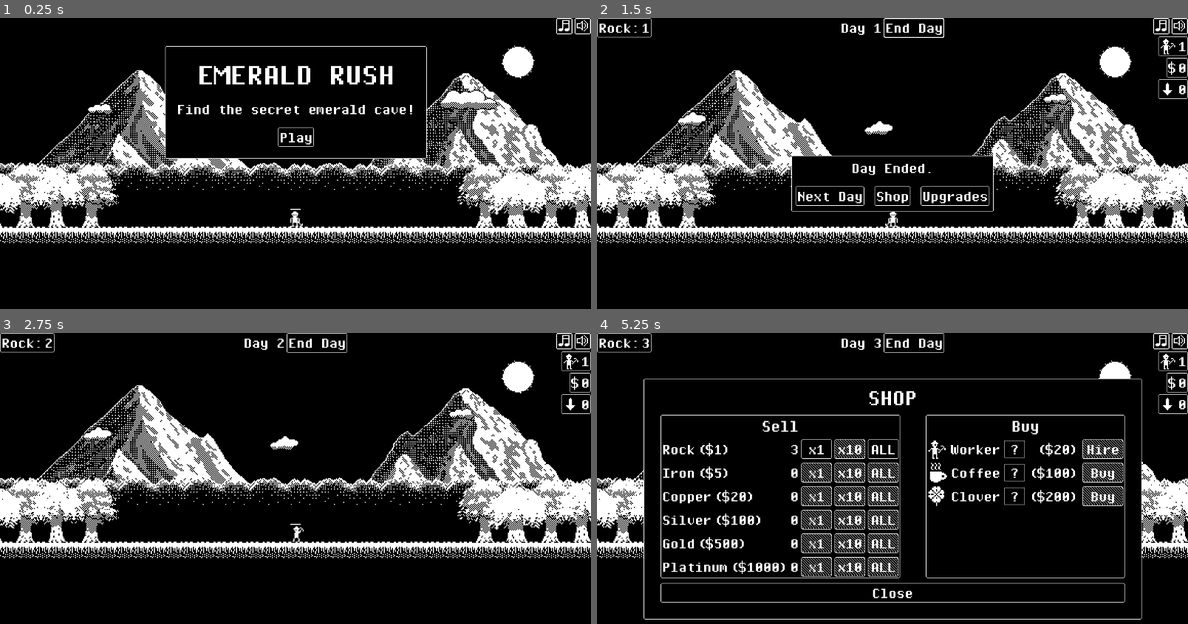
Above: before the commit, frames 1-4 (two rows, left to right).
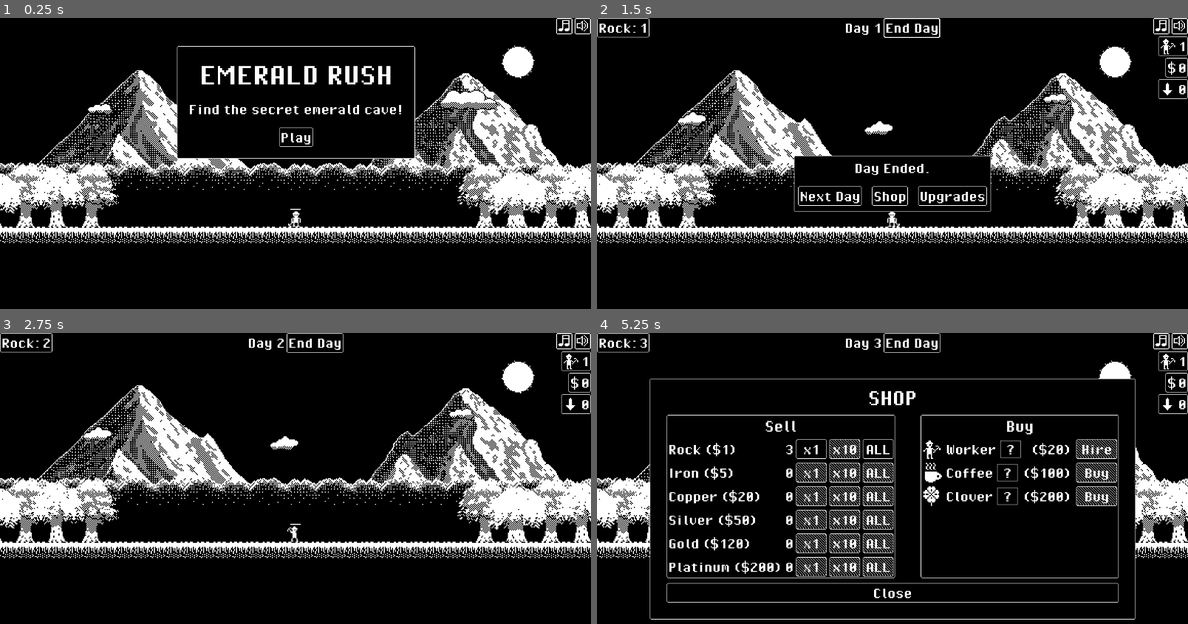
Above: after the commit, the same moments.

Repository: jromero8/emerald-rush
Game: Godot game, scene res://World/world.tscn
The game is run twice, just before and just after one commit, with the same random seed, the same clock (stepped at 60 frames per second) and the same inputs.
Inputs:
- Up to frame 1 (0.25 s): no input
- Up to frame 2 (1.5 s): click "Play" at 0.5 s; click "End Day" at 1.25 s
- Up to frame 3 (2.75 s): click "Next Day" at 2 s
- Up to frame 4 (5.25 s): click "End Day" at 2.75 s; click "Next Day" at 3.5 s; click "End Day" at 4.25 s; click "Shop" at 5 s

The runs differ from the first frame. In frame 1, 2.6% of the frame differs, in the area x 27-73%, y 9-72%; in frame 2, 1.5%; in frame 3, 0.3%; in frame 4, 9.9%, in the area x 6-100%, y 0-99%.

Commit message:
Refactor de Miner a Worker
Refactor de Miner a Worker

Diff:
--- a/Globals/game.gd
+++ b/Globals/game.gd
@@ -13,7 +13,8 @@
 	COPPER,
 	SILVER,
 	GOLD,
-	CRYSTAL,
+	PLATINUM,
+	EMERALD,
 }
 
 enum UpgradeType {
@@ -40,6 +41,7 @@
 	8,
 	12,
 	15,
+	20,
 	20
 ]
 
@@ -47,9 +49,10 @@
 	1,
 	5,
 	20,
-	100,
-	500,
-	1000
+	50,
+	120,
+	200,
+	0
 ]
 
 const item_base_cost = [
@@ -94,11 +97,8 @@
 	return money_per_resource[res]
 
 func get_resource_title(rs : ResourceType) -> String:
-	if rs == ResourceType.CRYSTAL:
-		return "Platinum"
-	else:
-		var res_name : String = ResourceType.keys()[rs]
-		return res_name.capitalize()
+	var res_name : String = ResourceType.keys()[rs]
+	return res_name.capitalize()
 
 func get_upgrade_title(up : UpgradeType) -> String:
 	match up:
--- a/Miner/miner.gd
+++ b/Miner/worker.gd
@@ -1,7 +1,7 @@
 extends Node2D
-class_name Miner
+class_name Worker
 
-enum MinerState {
+enum WorkerState {
 	IDLE,
 	WALKING,
 	MINING,
@@ -12,7 +12,7 @@
 
 var ground : TileMapLayer
 var target : Vector2i = Vector2i.DOWN
-var state : MinerState  = MinerState.IDLE
+var state : WorkerState  = WorkerState.IDLE
 var fall_speed : float = 60
 var walk_speed : float = 20
 var walking_direction : Vector2i = Vector2i.ZERO
@@ -39,31 +39,31 @@
 
 func _physics_process(delta: float) -> void:
 	if energy <= 0 or Game.day_ended:
-		state = MinerState.TIRED
+		state = WorkerState.TIRED
 
-	if ground.get_cell_source_id(get_current_tile() + Vector2i.DOWN) < 0 and state != MinerState.WALKING:
-		state = MinerState.FALLING
+	if ground.get_cell_source_id(get_current_tile() + Vector2i.DOWN) < 0 and state != WorkerState.WALKING:
+		state = WorkerState.FALLING
 	else:
-		if (global_position - ground.map_to_local(get_current_tile())).length() > 0.1 and state != MinerState.WALKING:
-			state = MinerState.FALLING
+		if (global_position - ground.map_to_local(get_current_tile())).length() > 0.1 and state != WorkerState.WALKING:
+			state = WorkerState.FALLING
 
-	if (!Game.day_started or is_far_ahead()) and state != MinerState.FALLING:
-		state = MinerState.WAITING
+	if (!Game.day_started or is_far_ahead()) and state != WorkerState.FALLING:
+		state = WorkerState.WAITING
 
-	if Game.is_crystal_cave_floor(ground.get_cell_atlas_coords(get_current_tile() + Vector2i.DOWN)) and state != MinerState.FALLING:
-		state = MinerState.WAITING
+	if Game.is_crystal_cave_floor(ground.get_cell_atlas_coords(get_current_tile() + Vector2i.DOWN)) and state != WorkerState.FALLING:
+		state = WorkerState.WAITING
 		Game.start_game_over()
 
 	match state:
-		MinerState.TIRED:
+		WorkerState.TIRED:
 			play_animation("tired")
-		MinerState.IDLE:
+		WorkerState.IDLE:
 			if !walk_sideways():
 				search_next_target()
 			play_animation("idle")
-		MinerState.MINING:
+		WorkerState.MINING:
 			if ground.get_cell_source_id(get_current_tile() + target) < 0:
-				state = MinerState.IDLE
+				state = WorkerState.IDLE
 			else:
 				if Time.get_ticks_msec() > mine_cooldown + last_mine:
 					last_mine = Time.get_ticks_msec()
@@ -73,7 +73,7 @@
 						play_animation("mine_right")
 					else:
 						play_animation("mine")
-		MinerState.FALLING:
+		WorkerState.FALLING:
 			play_animation("fall")
 			if ground.get_cell_source_id(get_current_tile() + Vector2i.DOWN) < 0:
 				global_position = global_position.move_toward(ground.map_to_local(get_current_tile() + Vector2i.DOWN), fall_speed * delta)
@@ -81,8 +81,8 @@
 				global_position = global_position.move_toward(ground.map_to_local(get_current_tile()), fall_speed * delta)
 				if (global_position - ground.map_to_local(get_current_tile())).length() < 0.1:
 					global_position - ground.map_to_local(get_current_tile())
-					state = MinerState.IDLE
-		MinerState.WALKING:
+					state = WorkerState.IDLE
+		WorkerState.WALKING:
 			if target == Vector2i.LEFT:
 				play_animation("walk_left")
 			else:
@@ -93,11 +93,11 @@
 				global_position = global_position.move_toward(ground.map_to_local(get_current_tile()), walk_speed * delta)
 			if (global_position - ground.map_to_local(get_current_tile())).length() < 0.1:
 				global_position - ground.map_to_local(get_current_tile())
-				state = MinerState.IDLE
+				state = WorkerState.IDLE
 				target = Vector2i.ZERO
-		MinerState.WAITING:
+		WorkerState.WAITING:
 			play_animation("tired")
-			state = MinerState.IDLE
+			state = WorkerState.IDLE
 
 
 func mine() -> void:
@@ -129,7 +129,7 @@
 				target = Vector2i.RIGHT
 			if World.get_instance().is_resource(get_current_tile() + Vector2i.LEFT):
 				target = Vector2i.LEFT
-		state = MinerState.MINING
+		state = WorkerState.MINING
 
 func first_check_left() -> bool:
 	return rng.randi_range(0, 1) == 0
@@ -141,25 +141,25 @@
 		return false
 	if get_current_tile().y > 2:
 		if ground.get_cell_source_id(get_current_tile() + Vector2i.DOWN) >= 0:
-			if state == MinerState.IDLE:
+			if state == WorkerState.IDLE:
 				if target != Vector2i.ZERO:
 					if first_check_left():
 						if ground.get_cell_source_id(get_current_tile() + Vector2i.LEFT) < 0:
 							target = Vector2i.LEFT
-							state = MinerState.WALKING
+							state = WorkerState.WALKING
 							return true
 						elif ground.get_cell_source_id(get_current_tile() + Vector2i.RIGHT) < 0:
 							target = Vector2i.RIGHT
-							state = MinerState.WALKING
+							state = WorkerState.WALKING
 							return true
 					else:
 						if ground.get_cell_source_id(get_current_tile() + Vector2i.RIGHT) < 0:
 							target = Vector2i.RIGHT
-							state = MinerState.WALKING
+							state = WorkerState.WALKING
 							return true
 						elif ground.get_cell_source_id(get_current_tile() + Vector2i.LEFT) < 0:
 							target = Vector2i.LEFT
-							state = MinerState.WALKING
+							state = WorkerState.WALKING
 							return true
 	return false
 
@@ -175,14 +175,14 @@
 
 func is_tired() -> bool:
 	return energy <= 0
-	#return state == MinerState.TIRED
+	#return state == WorkerState.TIRED
 
 func refill_energy() -> void:
 	energy = initial_energy
-	state = MinerState.IDLE
+	state = WorkerState.IDLE
 
 func is_far_ahead() -> bool:
-	for w : Miner in get_tree().get_nodes_in_group("worker"):
+	for w : Worker in get_tree().get_nodes_in_group("worker"):
 		if !w.is_tired():
 			if global_position.y > w.global_position.y and global_position.y - w.global_position.y > 200:
 				return true
--- a/Miner/miner.tscn
+++ b/Miner/worker.tscn
@@ -1,9 +1,9 @@
 [gd_scene load_steps=18 format=3 uid="uid://dfyu6vjpychsf"]
 
-[ext_resource type="Script" uid="uid://r8aqxrsip2bk" path="res://Miner/miner.gd" id="1_d2glt"]
-[ext_resource type="Texture2D" uid="uid://du4jvndc31dxp" path="res://Miner/miner.png" id="1_qjko8"]
-[ext_resource type="Texture2D" uid="uid://bxjjakh6ma7nv" path="res://Miner/energy.png" id="3_gsura"]
-[ext_resource type="Texture2D" uid="uid://db71ydopcyp3x" path="res://UI/ShopUI/shop.png" id="4_yrdpm"]
+[ext_resource type="Script" uid="uid://r8aqxrsip2bk" path="res://Miner/worker.gd" id="1_weafq"]
+[ext_resource type="Texture2D" uid="uid://du4jvndc31dxp" path="res://Miner/worker.png" id="2_6iqfp"]
+[ext_resource type="Texture2D" uid="uid://bxjjakh6ma7nv" path="res://Miner/energy.png" id="3_5lnsw"]
+[ext_resource type="Texture2D" uid="uid://db71ydopcyp3x" path="res://UI/ShopUI/shop.png" id="4_n70bf"]
 
 [sub_resource type="Animation" id="Animation_gsura"]
 length = 0.001
@@ -265,6 +265,33 @@
 &"walk_right": SubResource("Animation_lxh1g")
 }
 
+[sub_resource type="Animation" id="Animation_oqrr2"]
+length = 0.001
+tracks/0/type = "value"
+tracks/0/imported = false
+tracks/0/enabled = true
+tracks/0/path = NodePath("Sprite2D_x2:position")
+tracks/0/interp = 1
+tracks/0/loop_wrap = true
+tracks/0/keys = {
+"times": PackedFloat32Array(0),
+"transitions": PackedFloat32Array(1),
+"update": 0,
+"values": [Vector2(0, -11)]
+}
+tracks/1/type = "value"
+tracks/1/imported = false
+tracks/1/enabled = true
+tracks/1/path = NodePath("Sprite2D_x2:visible")
+tracks/1/interp = 1
+tracks/1/loop_wrap = true
+tracks/1/keys = {
+"times": PackedFloat32Array(0),
+"transitions": PackedFloat32Array(1),
+"update": 1,
+"values": [false]
+}
+
 [sub_resource type="Animation" id="Animation_ncwyf"]
 resource_name = "x2"
 length = 0.5
@@ -293,33 +320,6 @@
 "values": [true, false]
 }
 
-[sub_resource type="Animation" id="Animation_oqrr2"]
-length = 0.001
-tracks/0/type = "value"
-tracks/0/imported = false
-tracks/0/enabled = true
-tracks/0/path = NodePath("Sprite2D_x2:position")
-tracks/0/interp = 1
-tracks/0/loop_wrap = true
-tracks/0/keys = {
-"times": PackedFloat32Array(0),
-"transitions": PackedFloat32Array(1),
-"update": 0,
-"values": [Vector2(0, -11)]
-}
-tracks/1/type = "value"
-tracks/1/imported = false
-tracks/1/enabled = true
-tracks/1/path = NodePath("Sprite2D_x2:visible")
-tracks/1/interp = 1
-tracks/1/loop_wrap = true
-tracks/1/keys = {
-"times": PackedFloat32Array(0),
-"transitions": PackedFloat32Array(1),
-"update": 1,
-"values": [false]
-}
-
 [sub_resource type="AnimationLibrary" id="AnimationLibrary_7pwuc"]
 _data = {
 &"RESET": SubResource("Animation_oqrr2"),
@@ -327,10 +327,10 @@
 }
 
 [node name="Miner" type="Node2D" groups=["worker"]]
-script = ExtResource("1_d2glt")
+script = ExtResource("1_weafq")
 
 [node name="Sprite2D" type="Sprite2D" parent="."]
-texture = ExtResource("1_qjko8")
+texture = ExtResource("2_6iqfp")
 hframes = 4
 vframes = 4
 
--- a/UI/MainUI/main_ui.tscn
+++ b/UI/MainUI/main_ui.tscn
@@ -7,6 +7,7 @@
 [ext_resource type="PackedScene" uid="uid://bxpg33j11ul4m" path="res://UI/ShopUI/shop_ui.tscn" id="3_ky12q"]
 [ext_resource type="PackedScene" uid="uid://bl60pjn1dmmoh" path="res://UI/ResourceUI/resource_ui.tscn" id="3_o0e8e"]
 [ext_resource type="PackedScene" uid="uid://b2rba1vvn86ow" path="res://UI/GameOverUI/game_over_ui.tscn" id="7_h6lqs"]
+[ext_resource type="PackedScene" uid="uid://ctoocosadmjcq" path="res://UI/PrestigeTreeUI/panel_container_prestige_tree.tscn" id="8_5wakv"]
 
 [sub_resource type="StyleBoxLine" id="StyleBoxLine_1yvig"]
 color = Color(1, 1, 1, 1)
@@ -45,6 +46,10 @@
 
 [node name="VBoxContainerResources" type="VBoxContainer" parent="VBoxContainerHeader/HBoxContainerHEader"]
 layout_mode = 2
+
+[node name="HBoxContainerResourceUIEmerald" parent="VBoxContainerHeader/HBoxContainerHEader/VBoxContainerResources" instance=ExtResource("3_o0e8e")]
+layout_mode = 2
+resource_type = 6
 
 [node name="HBoxContainerResourceUIRock" parent="VBoxContainerHeader/HBoxContainerHEader/VBoxContainerResources" instance=ExtResource("3_o0e8e")]
 layout_mode = 2
@@ -379,6 +384,9 @@
 
 [node name="PanelContainerInventory" parent="VBoxContainerRight" instance=ExtResource("2_g3lw5")]
 layout_mode = 2
+
+[node name="PanelContainerPrestigeTree" parent="." instance=ExtResource("8_5wakv")]
+visible = false
 
 [connection signal="pressed" from="HBoxContainerDay/ButtonStartDay" to="." method="_on_button_start_day_pressed"]
 [connection signal="pressed" from="HBoxContainerDay/ButtonEndDay" to="." method="_on_button_end_day_pressed"]
--- /dev/null
+++ b/UI/PrestigeTreeUI/panel_container_prestige_tree.tscn
@@ -0,0 +1,14 @@
+[gd_scene format=3 uid="uid://ctoocosadmjcq"]
+
+[node name="PanelContainerPrestigeTree" type="PanelContainer"]
+anchors_preset = 8
+anchor_left = 0.5
+anchor_top = 0.5
+anchor_right = 0.5
+anchor_bottom = 0.5
+offset_left = -3.0
+offset_top = -3.0
+offset_right = 3.0
+offset_bottom = 3.0
+grow_horizontal = 2
+grow_vertical = 2
--- a/World/world.gd
+++ b/World/world.gd
@@ -1,7 +1,7 @@
 extends Node2D
 class_name World
 
-const MINER = preload("uid://dfyu6vjpychsf")
+const WORKER = preload("uid://dfyu6vjpychsf")
 const SPARK = preload("uid://deadn3cptb4is")
 
 static var _instance : World
@@ -33,7 +33,7 @@
 	_instance = self
 	rng = RandomNumberGenerator.new()
 	generate_map()
-	create_miners()
+	create_workers()
 	#debug_mode()
 
 func debug_mode() -> void:
@@ -45,9 +45,9 @@
 	Game.progress.add_resource(4, 999999999)
 	Game.progress.add_resource(5, 999999999)
 
-func create_miners() -> void:
-	var miners = 1 + Game.progress.get_inventory(Game.ShopItem.WORKER)
-	for i : int in range(0, miners):
+func create_workers() -> void:
+	var workers = 1 + Game.progress.get_inventory(Game.ShopItem.WORKER)
+	for i : int in range(0, workers):
 		var sign = -1
 		var offset = 0
 		var pos = ceil(float(i) / 2) * 2
@@ -57,13 +57,13 @@
 			offset = 0
 			pos = pos - 11
 		var x = offset + pos * sign
-		new_miner(Vector2i(x, ground_level), i)
+		new_worker(Vector2i(x, ground_level), i)
 
 func _process(delta: float) -> void:
 	update_camera_pos()
 
-func new_miner(pos : Vector2i, index : int) -> void:
-	var m : Miner = MINER.instantiate()
+func new_worker(pos : Vector2i, index : int) -> void:
+	var m : Worker = WORKER.instantiate()
 	m.global_position = tile_map_layer.to_global(tile_map_layer.map_to_local(pos))
 	m.ground = tile_map_layer
 	add_child(m)
@@ -113,6 +113,9 @@
 			var res_coords : Vector2i = get_resource_cell_id(Game.ResourceType.ROCK, i)
 			if rng.randi_range(1, 100) <= Game.get_resource_chance():
 				if i > 0:
+					if rng.randi_range(1, 100) < 40:
+						res_coords = get_resource_cell_id(Game.ResourceType.EMERALD, i)
+					else:
 						res_coords = get_resource_cell_id(Game.ResourceType.IRON, i)
 				if i > 20:
 					if rng.randi_range(1, 100) < 20:
@@ -135,7 +138,7 @@
 					elif rng.randi_range(1, 100) < 20:
 						res_coords = get_resource_cell_id(Game.ResourceType.GOLD, i)
 					else:
-						res_coords = get_resource_cell_id(Game.ResourceType.CRYSTAL, i)
+						res_coords = get_resource_cell_id(Game.ResourceType.PLATINUM, i)
 			tile_map_layer.set_cell(Vector2i(j, i), 0, res_coords)
 	occlude_map()
 	create_crystal_cave(crystal_cave_pos)
@@ -200,8 +203,10 @@
 			return Vector2i(2, 1)
 		Game.ResourceType.GOLD:
 			return Vector2i(3, 1)
-		Game.ResourceType.CRYSTAL:
+		Game.ResourceType.PLATINUM:
 			return Vector2i(4, 1)
+		Game.ResourceType.EMERALD:
+			return Vector2i(5, 1)
 		_:
 			var x = min(depth / 5 + 1, 3)
 			if depth == 0:
@@ -211,7 +216,7 @@
 func update_camera_pos() -> void:
 	var max_depth = camera_2d.global_position.y
 	for c : Node in get_children():
-		if c is Miner:
+		if c is Worker:
 			if max_depth < c.global_position.y - 100:
 				max_depth = c.global_position.y - 100
 	camera_2d.global_position.y = max_depth
@@ -224,7 +229,8 @@
 		get_resource_cell_id(Game.ResourceType.COPPER, 0),
 		get_resource_cell_id(Game.ResourceType.SILVER, 0),
 		get_resource_cell_id(Game.ResourceType.GOLD, 0),
-		get_resource_cell_id(Game.ResourceType.CRYSTAL, 0),
+		get_resource_cell_id(Game.ResourceType.PLATINUM, 0),
+		get_resource_cell_id(Game.ResourceType.EMERALD, 0),
 	]
 	return resources_coords.has(atlas_coords)
 
@@ -241,13 +247,15 @@
 		Vector2i(3, 1):
 			return Game.ResourceType.GOLD
 		Vector2i(4, 1):
-			return Game.ResourceType.CRYSTAL
+			return Game.ResourceType.PLATINUM
+		Vector2i(5, 1):
+			return Game.ResourceType.EMERALD
 		_:
 			return Game.ResourceType.ROCK
 
 func are_all_workers_tired() -> bool:
 	for c : Node in get_children():
-		if c is Miner:
+		if c is Worker:
 			if !c.is_tired():
 				return false
 	return true
@@ -263,8 +271,8 @@
 	var coffee_cups : int = Game.progress.get_inventory(Game.ShopItem.COFFEE)
 	if coffee_cups > 0:
 		for i : int in range(0, coffee_cups):
-			var bottom_worker : Miner = null
-			for w : Miner in get_tree().get_nodes_in_group("worker"):
+			var bottom_worker : Worker = null
+			for w : Worker in get_tree().get_nodes_in_group("worker"):
 				if w.is_tired():
 					if bottom_worker == null:
 						bottom_worker = w
@@ -278,7 +286,7 @@
 
 func get_depth() -> int:
 	var depth = 0
-	for w : Miner in get_tree().get_nodes_in_group("worker"):
+	for w : Worker in get_tree().get_nodes_in_group("worker"):
 		var w_depth = ceili((w.global_position.y + 8) / 16)
 		if w_depth > depth:
 			depth = ceili(w_depth)
--- a/World/world_tile_set.tres
+++ b/World/world_tile_set.tres
@@ -34,6 +34,7 @@
 2:6/0 = 0
 3:6/0 = 0
 4:6/0 = 0
+5:1/0 = 0
 
 [resource]
 sources/0 = SubResource("TileSetAtlasSource_g77ay")
--- a/project.godot
+++ b/project.godot
@@ -10,7 +10,7 @@
 
 [application]
 
-config/name="1-bit-mining"
+config/name="emerald-rush"
 run/main_scene="uid://b11iqk6n1u2tt"
 config/features=PackedStringArray("4.5", "GL Compatibility")
 boot_splash/show_image=false
@@ -41,7 +41,7 @@
 theme/default_font_hinting=0
 theme/lcd_subpixel_layout=0
 theme/custom="uid://wkaubmy3e101"
-theme/custom_font="uid://cfhq2xecdcokl"
+theme/custom_font="uid://cs1djxstlb80w"
 
 [rendering]
 
Binary file added: Miner/alien.png
Not shown, added: Miner/alien.png.import
Binary file removed: Miner/miner.png
Renamed: Miner/miner.gd.uid -> Miner/worker.gd.uid
Binary file added: Miner/worker.png
Not shown, changed: Miner/worker.png.import
Not shown: 1 places in Miner/worker.tscn that only renumber resources
Binary file added: UI/MainTheme/Fonts/PixelOperatorHB.ttf
Not shown, changed: UI/MainTheme/Fonts/PixelOperatorHB.ttf.import
Binary file removed: UI/MainTheme/Fonts/PixelOperatorMonoHB.ttf
Not shown: 1 places in UI/MainUI/main_ui.tscn that only renumber resources
Binary file changed: World/world.png
